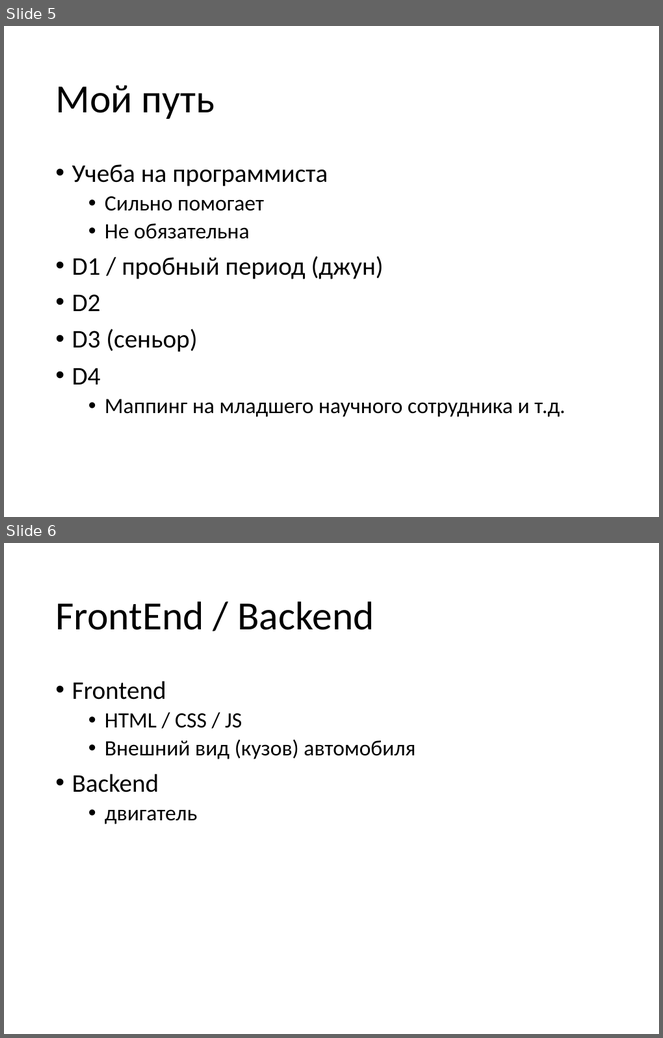
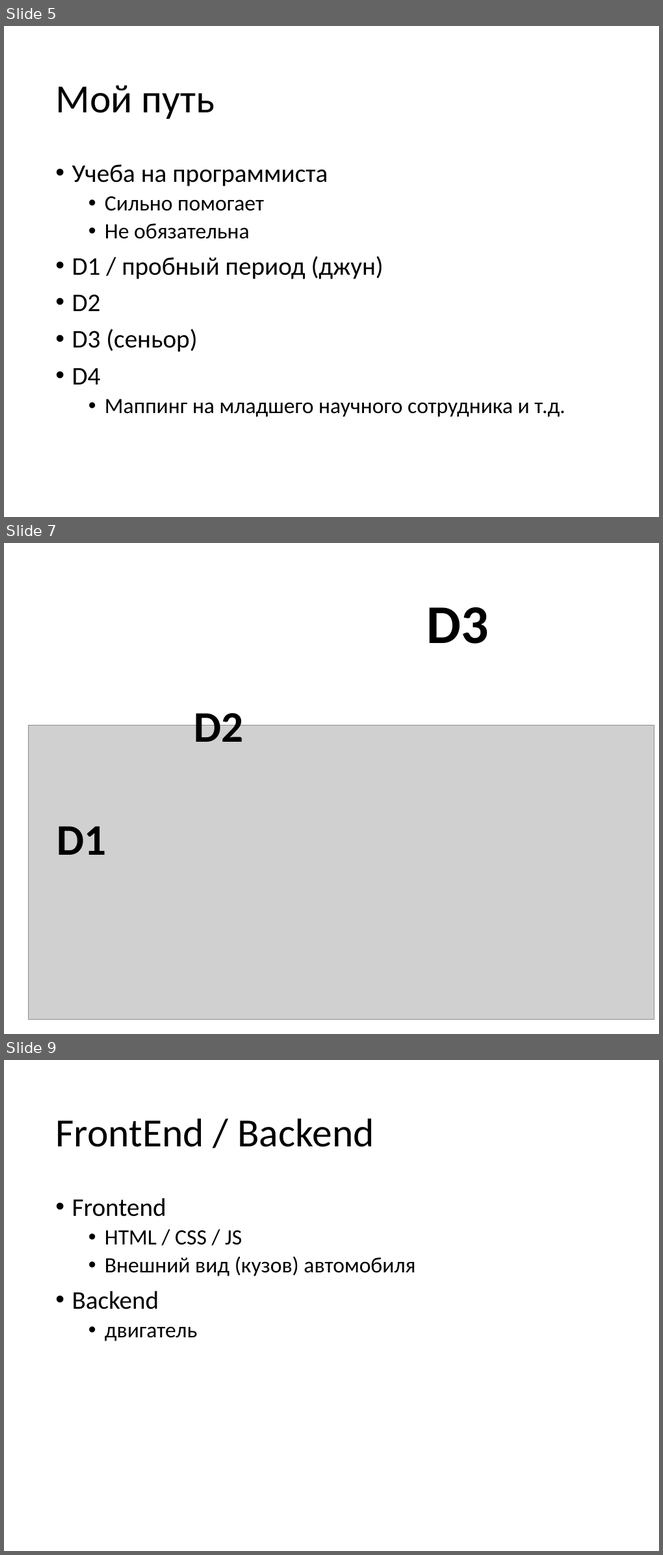
Before and after one commit to vitali-kviatkouski/personal, a slide deck: epamkids/EPAMKids.pptx. Shown one above the other, each under a label of ours: slides 5 and 6 before the commit, slides 5, 7 and 9 after it; the slides between them are not shown. The pictures are 663x1038 and 663x1555 pixels, drawn with LibreOffice and Linux fonts; fonts in the diff are those of the drawing; grey boxes stand for pictures. Boxes give left, top, right and bottom in pixels: in the first picture for what was removed or moved away, otherwise in the second. Text is boxed around its words. In the diff, an @@ line names an element or a change of style, - is before the commit and + after.

```diff
--- a/epamkids/EPAMKids.pptx
+++ b/epamkids/EPAMKids.pptx
@@ slide 7 added at [4,543,659,1034], background #FFFFFF @@
@@ text added at [426,607,488,644], 60 pt, text #000000, bold @@
+D3
@@ text added at [194,705,243,742], 48 pt, text #000000, bold @@
+D2
@@ picture added at [28,725,654,1019] @@
@@ text added at [57,826,106,855], 48 pt, text #000000, bold @@
+D1
@@ what was slide 6 is now slide 9 @@
```
Also in this commit, not shown: 3 slides changed, 18 other slides added, 1 slide removed.
